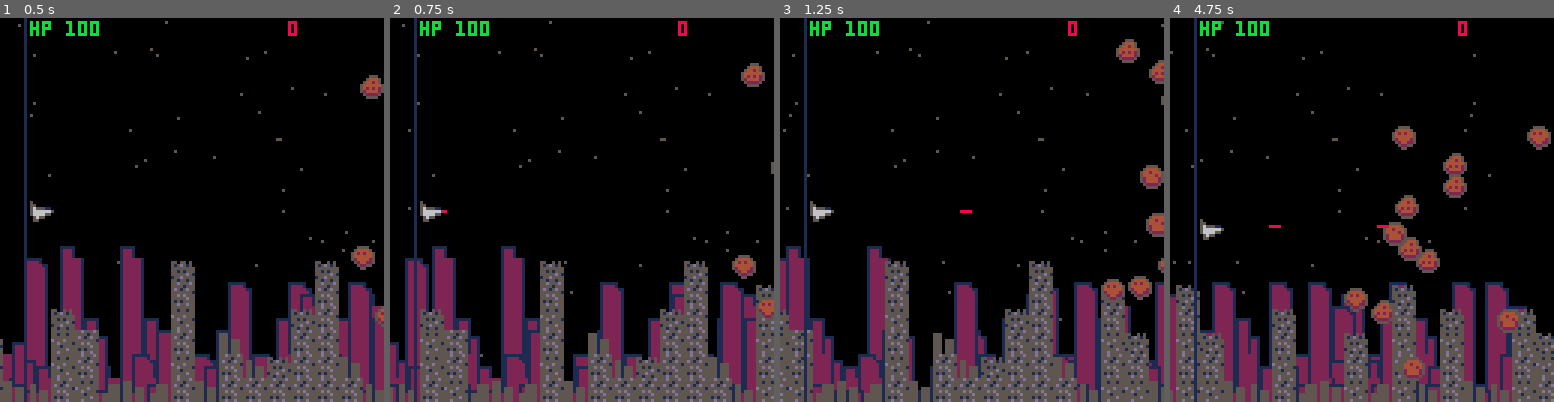
Above: before the commit, frames 1-4 (left to right).
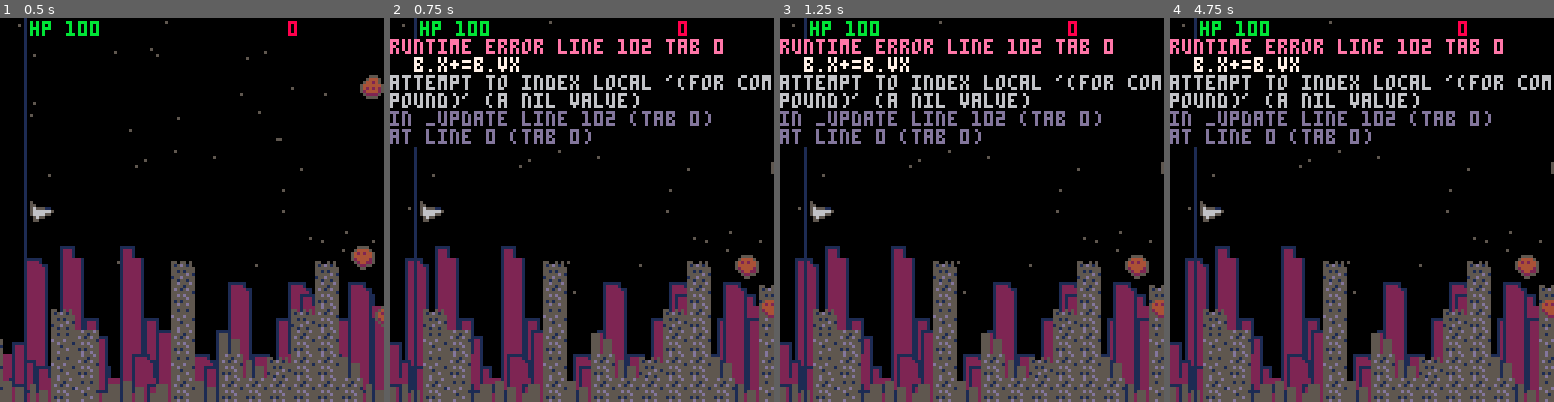
Above: after the commit, the same moments.

Repository: samhocevar/cookie-party-pico8-workshop
Game: PICO-8 cartridge shoot.p8
The game is run twice, just before and just after one commit, with the same random seed, the same clock (stepped at 60 frames per second) and the same inputs.
Inputs:
- Up to frame 1 (0.5 s): tap X (X key) at 0.33 s
- Up to frame 2 (0.75 s): tap O (Z key) at 0.7 s
- Up to frame 3 (1.25 s): tap X (X key) at 1.07 s
- Up to frame 4 (4.75 s): tap O (Z key) every 0.4 s from 1.7 to 4.5 s; tap X (X key) at 1.85, 2.97, 4.08 s; hold Up 2.15-2.42 s; hold Down 3.63-3.97 s; hold Up from 4.73 s (still down)

Frame 1 is identical in both runs. In frame 2, 18% of the frame differs, in the area x 0-100%, y 5-100%; in frame 3, 34%, in the area x 0-100%, y 0-100%; in frame 4, 33%.
Error after the commit: runtime error line 102 tab 0; b.x+=b.vx; attempt to index local '(for compound)' (a nil value)

Commit message:
Use for..in all() instead of foreach().

Diff:
--- a/shoot.p8
+++ b/shoot.p8
@@ -101,28 +101,28 @@
 
 
 	-- move bullets
-	foreach(bullets, function(b)
+	for n in all(bullets) do
 		b.x+=b.vx
 		b.y+=b.vy
 		if b.y>140 or b.y<-20 or b.x>140 or b.x<-20 then
 			del(bullets,b)
 		end
-	end)
+	end
 
 	-- hit enemies
-	foreach(enemies, function(e)
-		foreach(bullets, function(b)
+	for e in all(enemies) do
+		for b in all (bullets) do
 			local d = distance(e,b)
 			if e.death<0 and d<5 then
 				e.hp-=23+rnd(15)
 				e.flicker=6
 				del(bullets, b)
 			end
-		end)
-	end)
+		end
+	end
 
 	-- move enemies
-	foreach(enemies, function(e)
+	for e in all(enemies) do
 		if e.death>=10 then
 			del(enemies, e)
 		elseif e.death>=0 then
@@ -149,7 +149,7 @@
 		if e.flicker>0 then
 			e.flicker-=1
 		end
-	end)
+	end
 
 	player.vy*=0.8
 	--player.vy=max(-3, min(3, player.vy))
@@ -212,7 +212,7 @@
 
 	line(8,0,8,128,1)
 
-	foreach(enemies, function(e)
+	for e in all(enemies) do
 		if e.death<0 then
 			if e.flicker%2==1 then
 				pal(5,7)
@@ -224,11 +224,11 @@
 				circfill(e.x-rnd(8),e.y-rnd(8),e.death, 8+j%3)
 			end
 		end
-	end)
-
-	foreach(bullets, function(b)
+	end
+
+	for b in all(bullets) do
 		line(b.x, b.y, b.x+b.vx, b.y+b.vy, 8)
-	end)
+	end
 
 	spr(player.sprite,player.x-3.5,player.y-3.5)
 	--circfill(player.x,player.y,player.s, 8)
